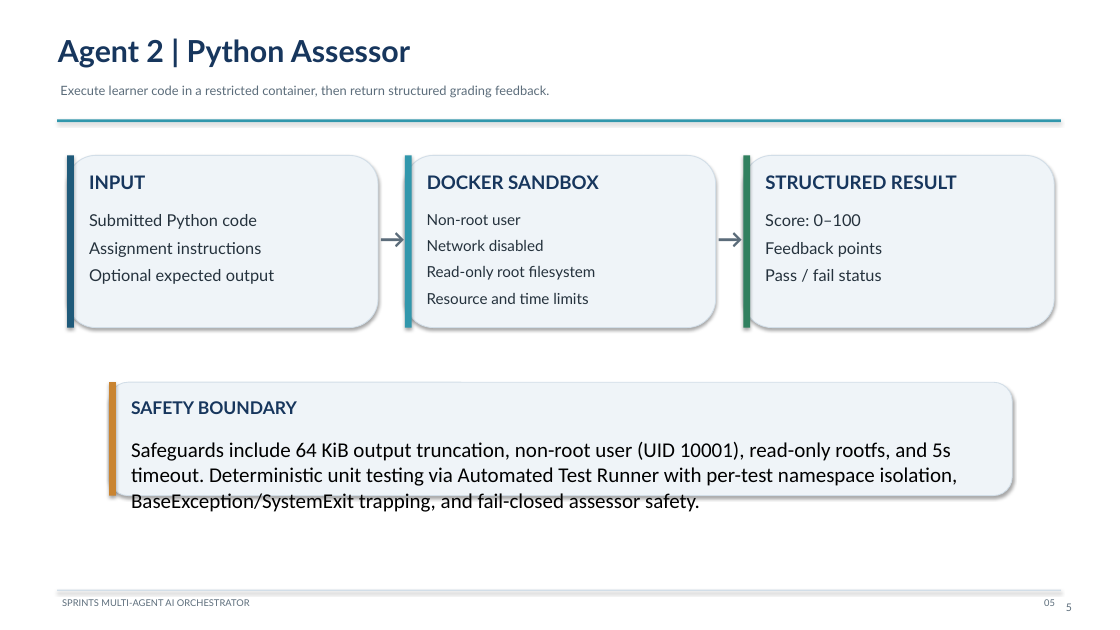
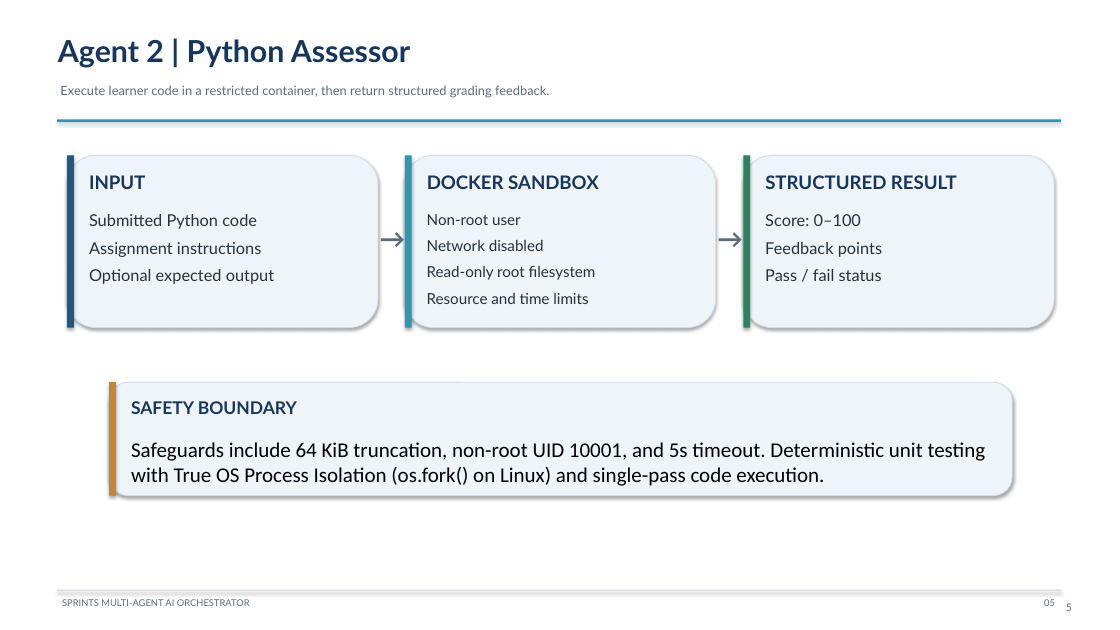
Before and after one commit to PhantomMW/sprints-ai-orchestrator, a slide deck: slide 5 of docs/SPRINTS_AI_ORCHESTRATOR_PRESENTATION.pptx. Drawn at 1120x630 pixels with LibreOffice and Linux fonts; fonts in the diff are those of the drawing. Boxes give left, top, right and bottom in pixels: in the first picture for what was removed or moved away, otherwise in the second. Text is boxed around its words. In the diff, an @@ line names an element or a change of style, - is before the commit and + after.

Commit message:
feat: true OS process isolation for test runner, single-pass code execution, cross-process SQLite persistence test, reviewer RBAC auth, structured logging, and 63-test suite

```diff
--- a/docs/SPRINTS_AI_ORCHESTRATOR_PRESENTATION.pptx
+++ b/docs/SPRINTS_AI_ORCHESTRATOR_PRESENTATION.pptx
@@ text at box(131, 442, 986, 486): text changed @@
-Safeguards include 64 KiB output truncation, non-root user (UID 10001), read-only rootfs, and 5s timeout. Deterministic unit testing via Automated Test Runner with per-test namespace isolation, BaseException/SystemExit trapping, and fail-closed assessor safety.
+Safeguards include 64 KiB truncation, non-root UID 10001, and 5s timeout. Deterministic unit testing with True OS Process Isolation (os.fork() on Linux) and single-pass code execution.
```
Also in this commit, not shown: 3 other slides changed, 15 other files.
